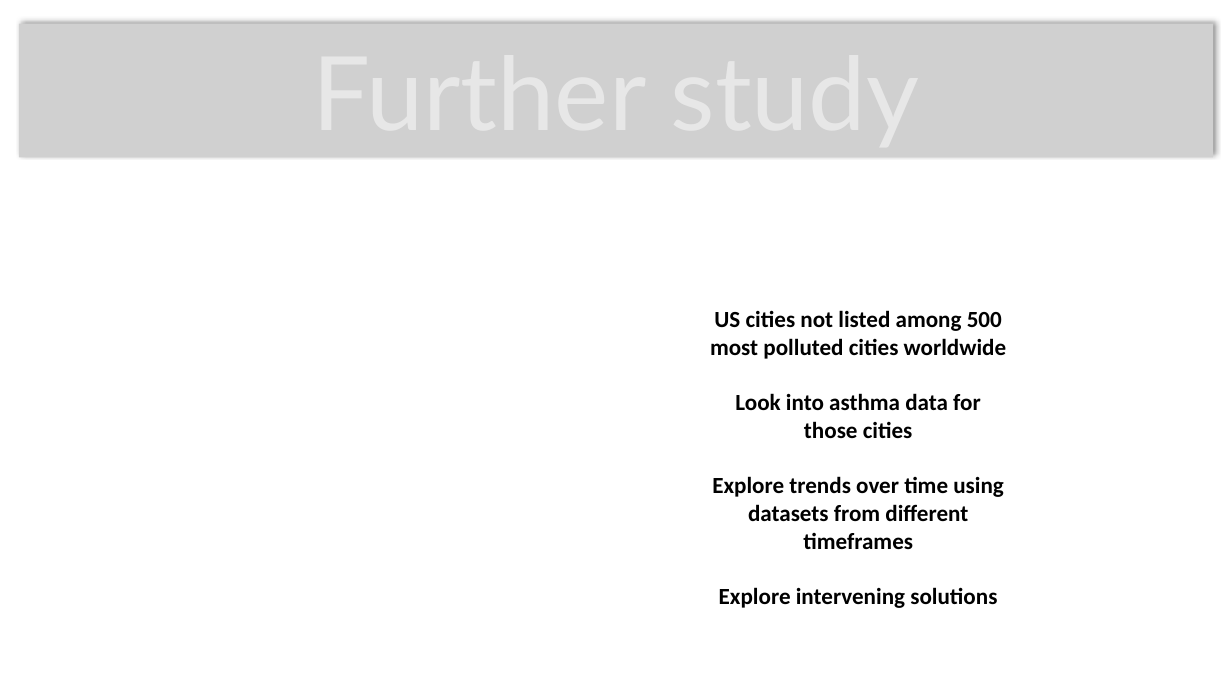
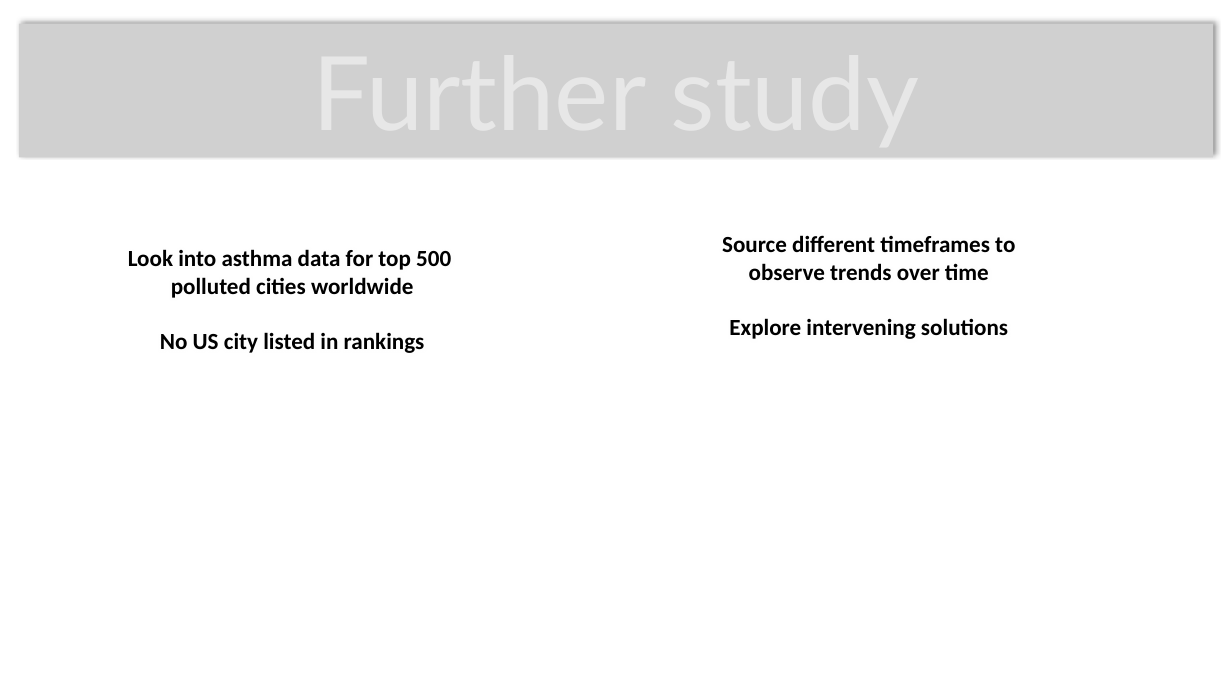
Before and after one commit to cljungkull/Project-2---CaliPolluts, a slide deck: slide 8 of presentation.pptx. Drawn at 1232x693 pixels with LibreOffice and Linux fonts; fonts in the diff are those of the drawing; grey boxes stand for pictures; background and template pictures are left out. Boxes give left, top, right and bottom in pixels: in the first picture for what was removed or moved away, otherwise in the second. Text is boxed around its words. In the diff, an @@ line names an element or a change of style, - is before the commit and + after.

```diff
--- a/presentation.pptx
+++ b/presentation.pptx
@@ text "Source different timeframes to observe ..." moved from (x1=710, y1=310, x2=1007, y2=608) to (x1=722, y1=235, x2=1015, y2=339) @@
@@ text at (x1=722, y1=235, x2=1015, y2=280): text changed @@
-US cities not listed among 500 most polluted cities worldwide
-Look into asthma data for those cities
-Explore trends over time using datasets from different timeframes
+Source different timeframes to observe trends over time
@@ text added at (x1=128, y1=249, x2=451, y2=353), 18 pt, text #000000, bold @@
+Look into asthma data for top 500
+polluted cities worldwide
+No US city listed in rankings
```
Also in this commit, not shown: 3 other slides changed, 1 slide added, 1 slide removed.
